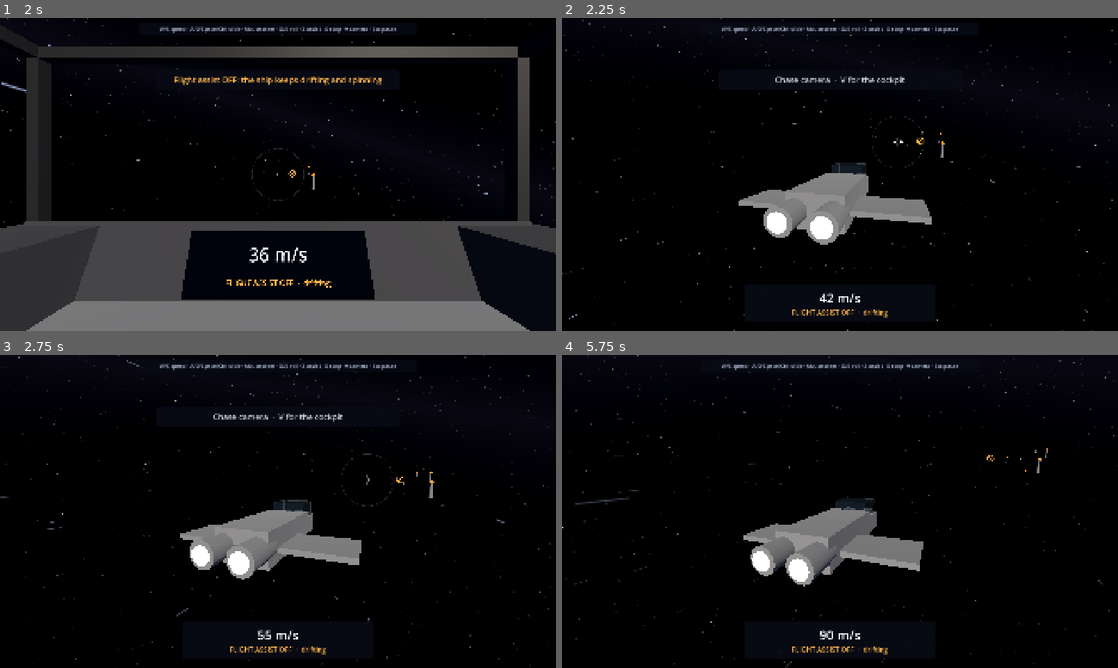
Above: before the commit, frames 1-4 (two rows, left to right).
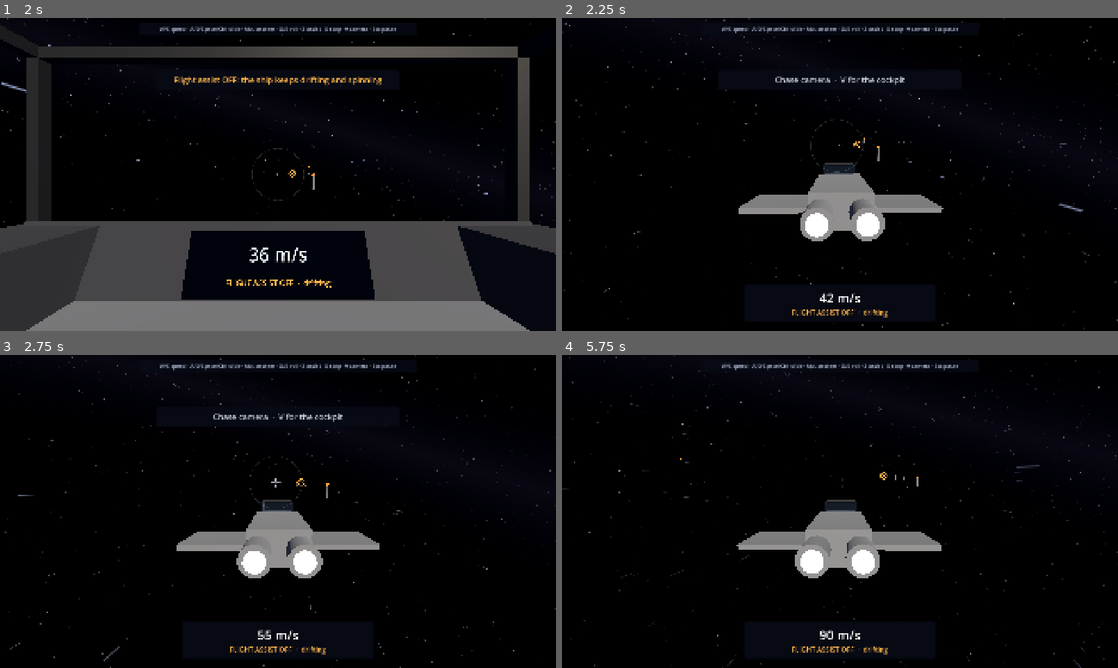
Above: after the commit, the same moments.

Repository: ggbillyjoe3526/praesepe
Game: Godot game, scene res://game/main/main.tscn
Two runs of this game, one before a commit and one after it. Both use one fixed random seed, a clock stepped at 60 frames per second and the inputs below.
Inputs (mouse positions are in pixels of both pictures, inside the frame that each line leads up to):
- Up to frame 1 (2 s): tap Enter at 0.5 s; move the mouse to (305, 174) at 0.52 s; hold X (full_stop) 0.53-1.28 s; hold S (thrust_back) from 0.53 s (still down); click (305, 174) at 0.67 s; move the mouse to (250, 174) at 1.27 s; tap Z (toggle_assist) at 1.35 s
- Up to frame 2 (2.25 s): keep holding S (thrust_back); move the mouse to (851, 168) at 2.02 s; hold V (toggle_camera) from 2.03 s (still down)
- Up to frame 3 (2.75 s): keep holding S (thrust_back); keep holding V (toggle_camera)
- Up to frame 4 (5.75 s): move the mouse to (834, 517) at 2.77 s; release V (toggle_camera) at 2.78 s; tap Shift at 2.85 s; click (834, 517) at 2.92 s; move the mouse to (878, 514) at 3.52 s; tap Alt at 3.6 s; tap Escape (pause) at 4.15 s; release S (thrust_back) at 4.25 s; drag from (673, 464) to (756, 433) at 4.27 s; click "Resume (Esc)" at 5 s

Frame 1 is identical in both runs. In frame 2, 3.4% of the frame differs, in the area x 0-100%, y 0-100%; in frame 3, 4.2%; in frame 4, 5.2%.

Commit message:
Critic fixes: chase lean never flips in a spin, clearance cast from where the ship is drawn
- The chase camera's lean fades out as the drift goes from sideways to straight backwards, so a
  spin with assist off never whips it from side to side (unit test sweeps the nose round).
- The clearance cast runs each frame from the ship's drawn position instead of the physics tick's,
  which trails by metres at top speed; the smoke run flies under a bar at 200 m/s.
- The greybox's inertia is pinned to main's too, so bumps spin it as before.
- One shake step shared by the setting and its slider; a test for saving after a damaged load.

Co-Authored-By: Claude Opus 5.5 (1M context) <noreply@anthropic.com>
Claude-Session: https://claude.ai/code/session_012cEpeY4HwteX3nFvopfKtq

Diff:
--- a/game/camera/chase_camera.gd
+++ b/game/camera/chase_camera.gd
@@ -3,9 +3,10 @@
 ## The third-person view behind the ship while flying (design doc, "Camera"). It sits at the ship's ChaseAnchor and
 ## looks down at it a little, but turns a moment behind the ship (CameraTuning.chase_lag), so a turn shows as the ship
 ## swinging ahead of the camera. With flight assist off it leans toward where the ship is really moving, so a drift
-## stays readable; the lean eases in and out when assist changes. Something between the camera and the ship (a buoy, a
-## station wall) pulls the camera in at once, never through it; it eases back out once the way is clear.
-## ShipCameras sets it up, calls check_clearance() every physics tick and place() every frame while it is the view.
+## stays readable; the lean eases in and out when assist changes, and fades away as the ship moves backwards, so a spin
+## never flips it from side to side. Something between the camera and the ship (a buoy, a station wall) pulls the
+## camera in at once, never through it; it eases back out once the way is clear. ShipCameras sets it up and calls
+## place() every frame while it is the view.
 
 var ship: Ship
 var tuning: CameraTuning
@@ -17,8 +18,6 @@
 
 ## The camera's lagging orientation, following the ship's.
 var _heading: Quaternion = Quaternion.IDENTITY
-## How far out the way is clear, from the last physics tick (0 to 1).
-var _clear: float = 1.0
 var _cast: ShapeCast3D
 
 
@@ -47,19 +46,20 @@
 ## Starts the camera straight behind the ship, with no lag, the lean matching flight assist, and only as far out as
 ## the way is clear. Called when the view switches to it, so it never swings in from an old position.
 func snap() -> void:
-	_heading = ship.get_global_transform_interpolated().basis.get_rotation_quaternion()
+	var drawn := ship.get_global_transform_interpolated()
+	_heading = drawn.basis.get_rotation_quaternion()
 	lean = 0.0 if ship.assist_on() else 1.0
-	check_clearance()
-	reach = _clear
+	reach = clearance(drawn.origin)
 
 
-## Looks for anything between the ship and where the camera wants to be. Physics queries belong in the physics tick.
-func check_clearance() -> void:
-	var from := ship.global_position
+## How much of the way from `from` (the ship as drawn) out to where the camera wants to be is clear, 0 to 1. Cast
+## every frame from where the ship is drawn, not where the physics tick left it, which at top speed is metres apart.
+## A frame's query is safe because physics runs on the main thread (physics/3d/run_on_separate_thread is off).
+func clearance(from: Vector3) -> float:
 	_cast.global_transform = Transform3D(Basis.IDENTITY, from)
 	_cast.target_position = Basis(_heading) * ship.chase_anchor.position
 	_cast.force_shapecast_update()
-	_clear = _cast.get_closest_collision_safe_fraction() if _cast.is_colliding() else 1.0
+	return _cast.get_closest_collision_safe_fraction() if _cast.is_colliding() else 1.0
 
 
 ## Puts the camera in place for this frame, `delta` seconds after the last.
@@ -73,7 +73,8 @@
 	var lag := tuning.chase_lag * (tuning.chase_lag_reduced if Settings.reduce_motion else 1.0)
 	_heading = _heading.slerp(target, Smoothing.factor(delta, lag)).normalized()
 	# Pulled in at once when something is in the way, eased back out when it is gone.
-	reach = _clear if _clear < reach else lerpf(reach, _clear, Smoothing.factor(delta, tuning.clip_ease_out))
+	var clear := clearance(drawn.origin)
+	reach = clear if clear < reach else lerpf(reach, clear, Smoothing.factor(delta, tuning.clip_ease_out))
 	var facing := Basis(_heading)
 	var look := facing * Basis(Vector3.RIGHT, -deg_to_rad(tuning.chase_look_down))
 	var turn := Basis.from_euler(shake.angles(tuning, Settings.shake_amount()))
@@ -86,8 +87,9 @@
 
 
 ## The turn that leans a view facing `forward` toward `velocity`: `share` of the angle between them, at most
-## `furthest` radians. No turn when there is no motion, no lean allowed, or the ship moves exactly along its nose or
-## exactly backwards (no way to choose a side).
+## `furthest` radians. Past a right angle (the ship sliding backwards) the lean fades out, to nothing when the ship
+## moves exactly backwards, so it never jumps from one side to the other as the nose swings past. No turn without
+## motion or when no lean is allowed.
 static func lean_toward(forward: Vector3, velocity: Vector3, share: float, furthest: float) -> Quaternion:
 	if furthest <= 0.0 or velocity.is_zero_approx():
 		return Quaternion.IDENTITY
@@ -95,4 +97,6 @@
 	var axis := forward.cross(moving)
 	if axis.length_squared() < 1.0e-8:
 		return Quaternion.IDENTITY
-	return Quaternion(axis.normalized(), minf(forward.angle_to(moving) * share, furthest))
+	var off := forward.angle_to(moving)
+	var fade := 1.0 - smoothstep(PI * 0.5, PI, off)
+	return Quaternion(axis.normalized(), minf(off * share, furthest) * fade)
--- a/game/camera/ship_cameras.gd
+++ b/game/camera/ship_cameras.gd
@@ -3,7 +3,8 @@
 ## Which camera the player sees the ship through: the cockpit (first person, the main view) or the chase camera behind
 ## the ship (design doc, "Camera"). V switches between them while flying; the game starts in the cockpit. Owns the
 ## shared camera shake, applies the player's field of view to both cameras, and places the active one every frame
-## before the HUD draws over it (FlightOrder.CAMERAS_DRAW), after the world has moved for the tick.
+## before the HUD draws over it (FlightOrder.CAMERAS_DRAW). Each physics tick, after the world has moved, it tells the
+## shake what the ship felt (FlightOrder.CAMERAS).
 
 signal view_changed(view: View)
 
@@ -45,8 +46,6 @@
 
 func _physics_process(_delta: float) -> void:
 	shake.feel(ship.jolt, ship.thrust_level(), tuning)
-	if view == View.CHASE:
-		chase.check_clearance()
 
 
 func _process(delta: float) -> void:
--- a/game/debug/smoke_run.gd
+++ b/game/debug/smoke_run.gd
@@ -10,7 +10,8 @@
 ##
 ## It checks the cameras on the way: the dashboard shows the speed, the pilot's head sways back and the engines rumble
 ## while speeding up, the chase camera lags behind a turn and settles straight behind again, leans toward the drift
-## with flight assist off, and pulls in when a wall is put behind the ship (and eases out once it is gone).
+## with flight assist off, and pulls in when a wall is put behind the ship (and eases out once it is gone). At top
+## speed the ship flies under a bar that crosses the line out to the chase camera, which must never end up inside it.
 ##
 ## Ticks are physics ticks at 60 Hz. tools/smoke_test.sh runs with `--fixed-fps 60`, so a run is the same every time
 ## and finishes as fast as the machine allows.
@@ -31,6 +32,10 @@
 const WALL_DISTANCE := 11.0
 const WALL_TICKS := 30
 const CLEAR_TICKS := 150
+## The bar flown under at top speed: how far ahead it goes (m), how high above the ship's centre and how thick.
+const BAR_AHEAD := 200.0
+const BAR_HEIGHT := 2.8
+const BAR_SIZE := Vector3(40.0, 0.4, 0.4)
 ## How far apart (m) the ship's true movement and its velocity may be in one tick.
 const STEP_SLACK := 0.05
 
@@ -53,6 +58,8 @@
 var _paused_frames: int = 0
 var _wall: StaticBody3D
 var _check_eye_on_frame: bool = false
+var _bar: StaticBody3D
+var _bar_reach: float = 1.0
 
 
 func _ready() -> void:
@@ -80,15 +87,21 @@
 				_expect(absf(ship.speed() - ship.tuning.max_speed) < 0.5, "reaches the top speed (%.2f m/s)" % ship.speed())
 				_check_dashboard()
 				_next()
-		1: # Let go: assist holds the speed.
+		1: # Let go: assist holds the speed. Watched from the chase camera, under a bar across the way.
+			if _phase_ticks == 1:
+				cameras.set_view(ShipCameras.View.CHASE)
+				_expect(cameras.current() == cameras.chase and cameras.chase.current, "switches to the chase camera")
+				_expect(_chase_lag() < 0.1, "starts the chase camera straight behind (%.2f degrees off)" % _chase_lag())
+				_bar = _put_box(BAR_SIZE, ship.global_position - ship.global_basis.z * BAR_AHEAD
+						+ ship.global_basis.y * BAR_HEIGHT)
 			if _phase_ticks >= HOLD:
+				_expect(_bar_reach < 0.9, "pulls the chase camera in under the bar (reach %.2f)" % _bar_reach)
+				_bar.queue_free()
+				_bar = null
 				_expect(absf(ship.speed() - ship.held_speed()) < 0.5, "holds its speed (%.2f, set %.2f)" % [ship.speed(),
 						ship.held_speed()])
 				_expect(ship.held_speed() > ship.tuning.max_speed - 1.0, "keeps the set speed (%.2f)" % ship.held_speed())
 				_start_forward = _forward()
-				cameras.set_view(ShipCameras.View.CHASE)
-				_expect(cameras.current() == cameras.chase and cameras.chase.current, "switches to the chase camera")
-				_expect(_chase_lag() < 0.1, "starts the chase camera straight behind (%.2f degrees off)" % _chase_lag())
 				_next()
 		2: # Turn right, watched from the chase camera.
 			input.turn.y = 1.0
@@ -196,6 +209,8 @@
 ## The cameras are placed each frame from the ship's drawn position, so where they are is checked in a frame (after
 ## ShipCameras has placed them), not in a physics tick.
 func _process(_delta: float) -> void:
+	if _bar != null:
+		_check_clear_of(_bar, BAR_SIZE)
 	if not _check_eye_on_frame:
 		return
 	_check_eye_on_frame = false
@@ -217,17 +232,34 @@
 	return rad_to_deg(cameras.chase.heading_forward().angle_to(_forward()))
 
 
-## A wall across the way behind the ship, where the chase camera wants to be. It goes in the floating origin's world,
-## like everything solid.
+## A wall across the way behind the ship, where the chase camera wants to be.
 func _put_wall() -> void:
+	_wall = _put_box(Vector3(60.0, 60.0, 1.0), ship.global_position + ship.global_basis.z * WALL_DISTANCE)
+
+
+## A solid box lined up with the ship, centred `at`. It goes in the floating origin's world, like everything solid.
+func _put_box(box_size: Vector3, at: Vector3) -> StaticBody3D:
 	var box := BoxShape3D.new()
-	box.size = Vector3(60.0, 60.0, 1.0)
+	box.size = box_size
 	var shape := CollisionShape3D.new()
 	shape.shape = box
-	_wall = StaticBody3D.new()
-	_wall.add_child(shape)
-	origin.world.add_child(_wall)
-	_wall.global_transform = Transform3D(ship.global_basis, ship.global_position + ship.global_basis.z * WALL_DISTANCE)
+	var body := StaticBody3D.new()
+	body.add_child(shape)
+	origin.world.add_child(body)
+	body.global_transform = Transform3D(ship.global_basis, at)
+	return body
+
+
+## Fails if the chase camera, as drawn this frame, is inside the box `body` of size `box_size` (or within its
+## clearance of it), and notes how far the camera was pulled in.
+func _check_clear_of(body: StaticBody3D, box_size: Vector3) -> void:
+	if cameras.view != ShipCameras.View.CHASE:
+		return
+	_bar_reach = minf(_bar_reach, cameras.chase.reach)
+	var local := body.global_transform.affine_inverse() * cameras.chase.global_position
+	var gap := (local.abs() - box_size * 0.5).max(Vector3.ZERO).length()
+	_expect(gap > cameras.chase.tuning.clip_radius * 0.5,
+			"keeps the chase camera out of the bar at speed (%.2f m from it, frame %d)" % [gap, _frames])
 
 
 func _next() -> void:
--- a/game/flight/flight_order.gd
+++ b/game/flight/flight_order.gd
@@ -1,7 +1,7 @@
 class_name FlightOrder
 ## The order things run in each physics tick (process_physics_priority, lowest first): whoever flies the ship fills
 ## its input, then the ship acts on it, then the floating origin re-centres the world around where the ship ended up,
-## then the cameras look for anything in the way from where the ship now is.
+## then the cameras note how the ship was pushed and bumped (for camera shake).
 
 const CONTROLS := -10
 const SHIP := 0
--- a/game/save/settings.gd
+++ b/game/save/settings.gd
@@ -16,6 +16,8 @@
 const FOV_MIN := 60.0
 const FOV_MAX := 100.0
 const DEFAULT_FOV := 75.0
+## Camera shake is set in steps of this (of full shake).
+const SHAKE_STEP := 0.1
 
 ## Where the settings are saved. Tests point it somewhere else.
 var path: String = "user://settings.json"
@@ -56,7 +58,7 @@
 
 
 func set_shake(value: float) -> void:
-	_change(&"shake", clampf(snappedf(value, 0.05), 0.0, 1.0))
+	_change(&"shake", clampf(snappedf(value, SHAKE_STEP), 0.0, 1.0))
 
 
 func set_head_bob(on: bool) -> void:
--- a/game/ship/greybox_ship.tscn
+++ b/game/ship/greybox_ship.tscn
@@ -54,6 +54,7 @@
 mass = 20000.0
 center_of_mass_mode = 1
 center_of_mass = Vector3(0, -0.0651163, 0.406977)
+inertia = Vector3(297723, 230824, 83996)
 physics_material_override = SubResource("Phys_hull")
 script = ExtResource("1_ship")
 tuning = ExtResource("2_tuning")
--- a/game/ui/pause_screen.gd
+++ b/game/ui/pause_screen.gd
@@ -26,8 +26,6 @@
 const HINT_COLOUR := Color(0.7, 0.75, 0.85)
 const OFF_TEXT_COLOUR := Color(0.55, 0.58, 0.65)
 const SLIDER_HEIGHT := 36.0
-## Camera shake is set in steps of this (of full shake).
-const SHAKE_STEP := 0.1
 
 ## Who to hand the mouse back to on resume, and whether losing the mouse pauses (off when nobody is flying by hand,
 ## as in the smoke test).
@@ -157,7 +155,7 @@
 	fov_slider = _slider(list, Settings.FOV_MIN, Settings.FOV_MAX, 1.0)
 	fov_slider.value_changed.connect(Settings.set_fov)
 	_shake_value = _setting_row(list, "Camera shake")
-	shake_slider = _slider(list, 0.0, 1.0, SHAKE_STEP)
+	shake_slider = _slider(list, 0.0, 1.0, Settings.SHAKE_STEP)
 	shake_slider.value_changed.connect(Settings.set_shake)
 	head_bob_check = _check(list, "Head bob: your head sways as the ship pushes")
 	head_bob_check.toggled.connect(Settings.set_head_bob)
--- a/test/unit/test_cameras.gd
+++ b/test/unit/test_cameras.gd
@@ -100,3 +100,21 @@
 	assert_almost_eq(rad_to_deg(leaned.angle_to(drift)), 20.0, 0.01, "toward the drift, not away")
 	var sideways := ChaseCamera.lean_toward(Vector3.FORWARD, Vector3.RIGHT, 0.5, deg_to_rad(25.0))
 	assert_almost_eq(rad_to_deg((sideways * Vector3.FORWARD).angle_to(Vector3.FORWARD)), 25.0, 0.01, "capped")
+
+
+func test_the_lean_never_jumps_as_the_nose_swings_past_backwards() -> void:
+	# Spinning with assist off: the nose sweeps all the way round while the ship keeps moving forward. One degree of
+	# nose movement may move the lean target only a few degrees, including across exactly backwards.
+	var velocity := Vector3.FORWARD * 60.0
+	var cap := deg_to_rad(25.0)
+	var last := Vector3.ZERO
+	var worst := 0.0
+	for step in 721:
+		var nose := Vector3.FORWARD.rotated(Vector3.UP, deg_to_rad(step * 0.5))
+		var target := ChaseCamera.lean_toward(nose, velocity, 0.5, cap) * nose
+		if step > 0:
+			worst = maxf(worst, rad_to_deg(target.angle_to(last)))
+		last = target
+	assert_lt(worst, 2.0, "biggest jump per half degree of nose: %.2f degrees" % worst)
+	var backwards := ChaseCamera.lean_toward(Vector3.FORWARD.rotated(Vector3.UP, deg_to_rad(179.0)), velocity, 0.5, cap)
+	assert_lt(rad_to_deg(backwards.get_angle()), 1.0, "almost no lean when moving almost straight backwards")
--- a/test/unit/test_settings.gd
+++ b/test/unit/test_settings.gd
@@ -104,3 +104,20 @@
 	assert_false(Settings.load_saved())
 	assert_eq(Settings.fov, Settings.DEFAULT_FOV)
 	assert_true(FileAccess.file_exists(Settings.path), "the damaged file is left for SaveFile to move aside")
+
+
+func test_saving_after_a_damaged_load_sets_the_damaged_copy_aside() -> void:
+	var f := FileAccess.open(Settings.path, FileAccess.WRITE)
+	f.store_string("PSAVE settings 1 0000\n{broken")
+	f.close()
+	Settings.load_saved()
+	Settings.set_fov(70.0)
+	assert_true(Settings.commit())
+	var kept := 0
+	for name in DirAccess.get_files_at(ROOT):
+		if name.begins_with(Settings.path.get_file() + ".corrupt-"):
+			kept += 1
+	assert_eq(kept, 1, "the damaged copy is moved aside, never deleted")
+	Settings.reset()
+	assert_true(Settings.load_saved())
+	assert_eq(Settings.fov, 70.0)
Not shown, changed: DESIGN.md
